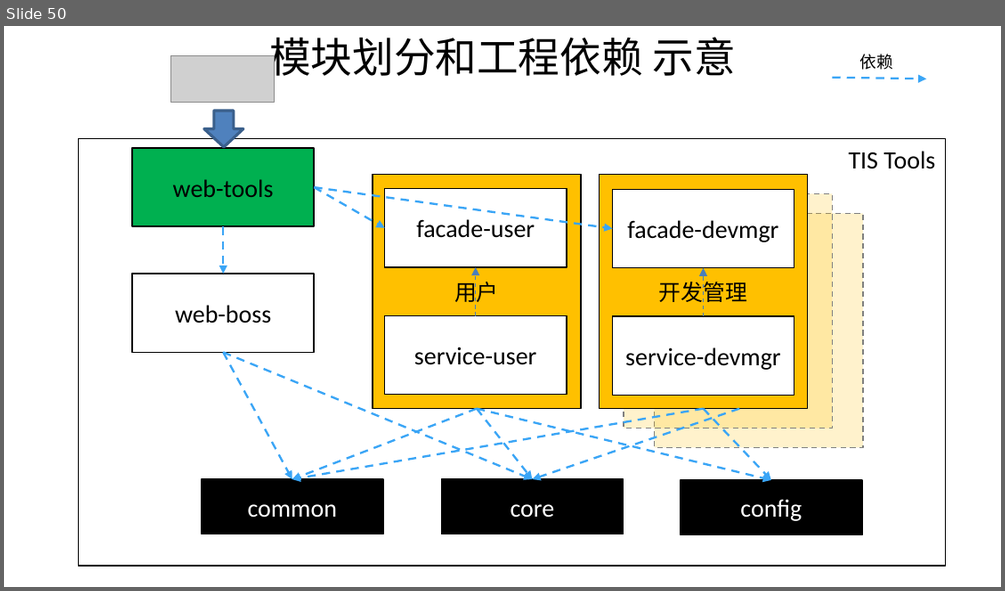
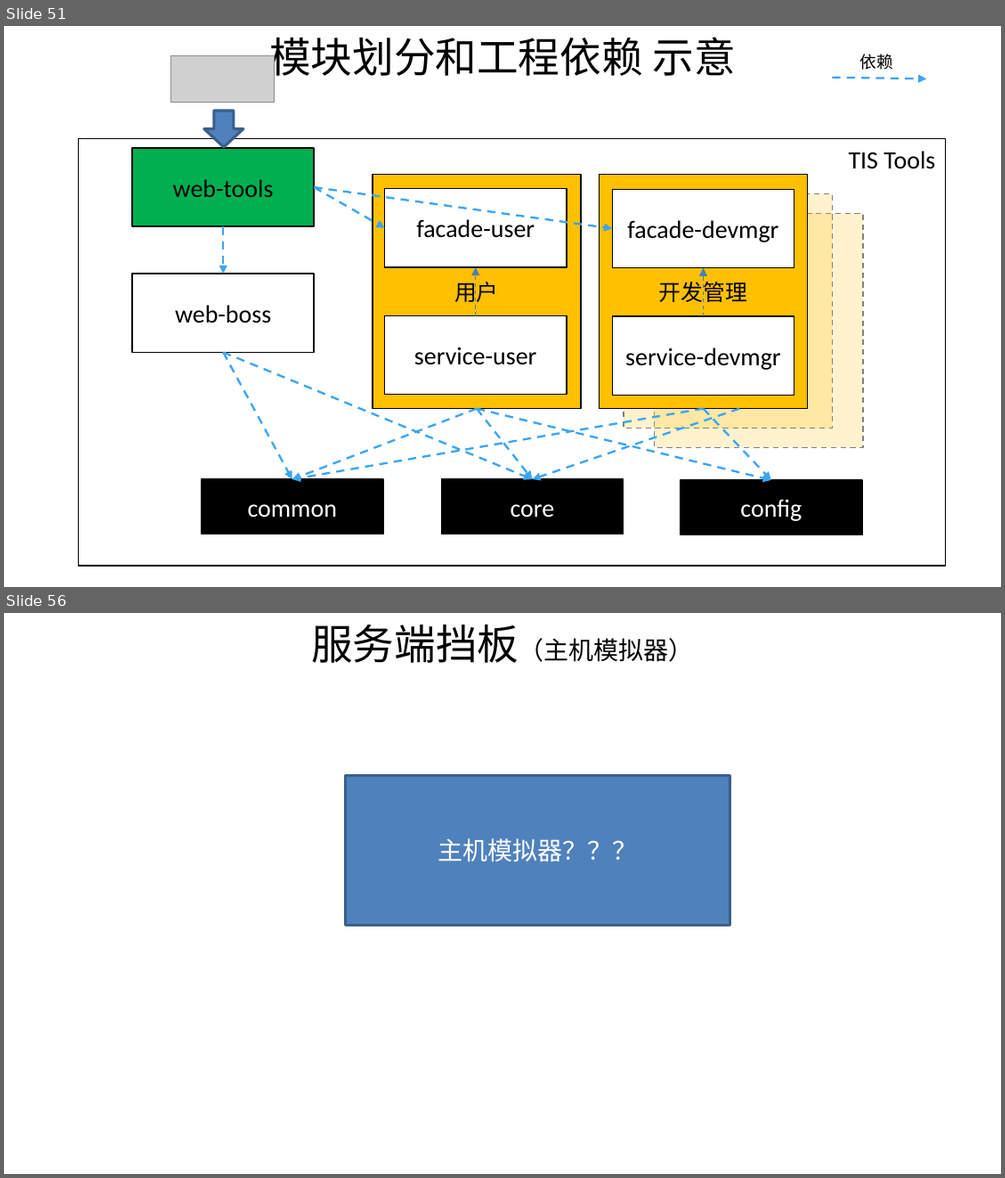
Before and after one commit to shiyunlai/tistools, a slide deck: readme/TIStools.pptx. Shown one above the other, each under a label of ours: slide 50 before the commit, slides 51 and 56 after it; the slides between them are not shown. The pictures are 1005x591 and 1005x1178 pixels, drawn with LibreOffice and Linux fonts; fonts in the diff are those of the drawing; grey boxes stand for pictures. Boxes give left, top, right and bottom in pixels: in the first picture for what was removed or moved away, otherwise in the second. Text is boxed around its words. In the diff, an @@ line names an element or a change of style, - is before the commit and + after.

```diff
--- a/readme/TIStools.pptx
+++ b/readme/TIStools.pptx
@@ slide 56 added at [4, 613, 1001, 1174], background #FFFFFF @@
@@ text added at [311, 624, 694, 663], 18 pt, text #000000 @@
+服务端挡板（主机模拟器）
@@ rectangle added at [346, 776, 730, 925], fill #4F81BD, outline #3A5F8C 2 pt, 18 pt, text #FFFFFF @@
+主机模拟器？？？
@@ what was slide 50 is now slide 51 @@
```
Also in this commit, not shown: 1 slide changed, 5 other slides added.
